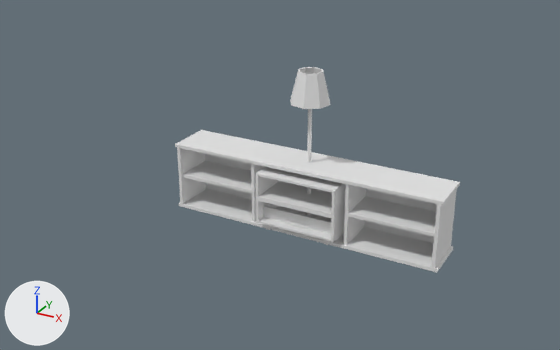
The FBX model Assets/Meshes/SM_LivingRoomFurnitures.fbx, before and after one commit.
The view is the same before and after, from a 50 mm lens placed at (1.94, -3.9, 2.26), pointed at (-0.23, 0.04, 0.29). Arrows for +X, +Y and +Z are at lower left; the lights stay in place. The first picture is the older version. Vertices at exactly the same position are counted once.

Objects in the first picture: 'SM_Lamp', 'SM_SideTable', 'SM_SideTable_Drawer', 'SM_TVRack'.
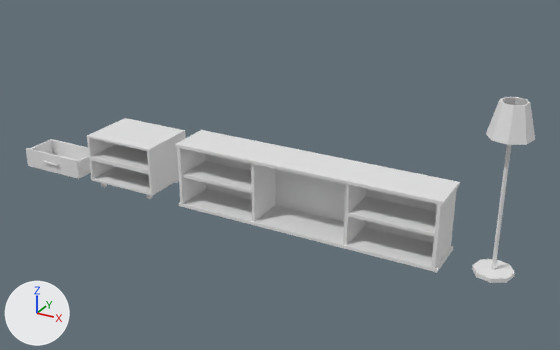
Where the newer file only moved an object's origin or applied its transform, the numbers keep the older frame.

Changed parts and their boxes [x1, y1, x2, y2] in the pictures (560 x 350 px):
'SM_SideTable', moved: before [256, 167, 346, 245]; after [87, 118, 186, 199]
'SM_Lamp', moved: before [290, 67, 331, 216]; after [472, 97, 535, 283]
'SM_SideTable_Drawer', moved: before [263, 204, 344, 241]; after [26, 139, 91, 179]

The change, as a list of edits to the scene's bpy script:
```text
Change me_mesh:
    used by ob_sm_sidetable; location = (0.0, 0.0, 0.0)
    remove me_mesh.from_pydata(...)  # 68 vertices, 52 faces; spans x -0.263..0.263, y -0.195..0.212, z 0.0..0.384
    add me_mesh.from_pydata(...)  # 68 vertices, 52 faces; spans x -1.593..-1.067, y -0.195..0.212, z 0.0..0.384
    me_mesh part 1: the whole mesh is moved by (-1.33, 0.0, 0.0)
Change me_mesh_001:
    used by ob_sm_sidetable_drawer; location = (0.0, 0.0, 0.0)
    remove me_mesh_001.from_pydata(...)  # 56 vertices, 50 faces; spans x -0.247..0.247, y -0.149..0.126, z 0.0..0.139
    add me_mesh_001.from_pydata(...)  # 56 vertices, 50 faces; spans x -2.269..-1.774, y -0.149..0.126, z 0.0..0.139
    me_mesh_001 part 2: the whole mesh is moved by (-2.021, 0.0, 0.0)
Change me_cylinder_001:
    used by ob_sm_lamp; location = (0.0, 0.0, 0.0)
    remove me_cylinder_001.from_pydata(...)  # 216 vertices, 171 faces; spans x -0.123..0.124, y -0.123..0.124, z 0.0..1.011
    add me_cylinder_001.from_pydata(...)  # 216 vertices, 171 faces; spans x 1.042..1.289, y -0.123..0.124, z 0.0..1.011
    me_cylinder_001 part 3: the whole mesh is moved by (1.166, 0.0, 0.0)
```
